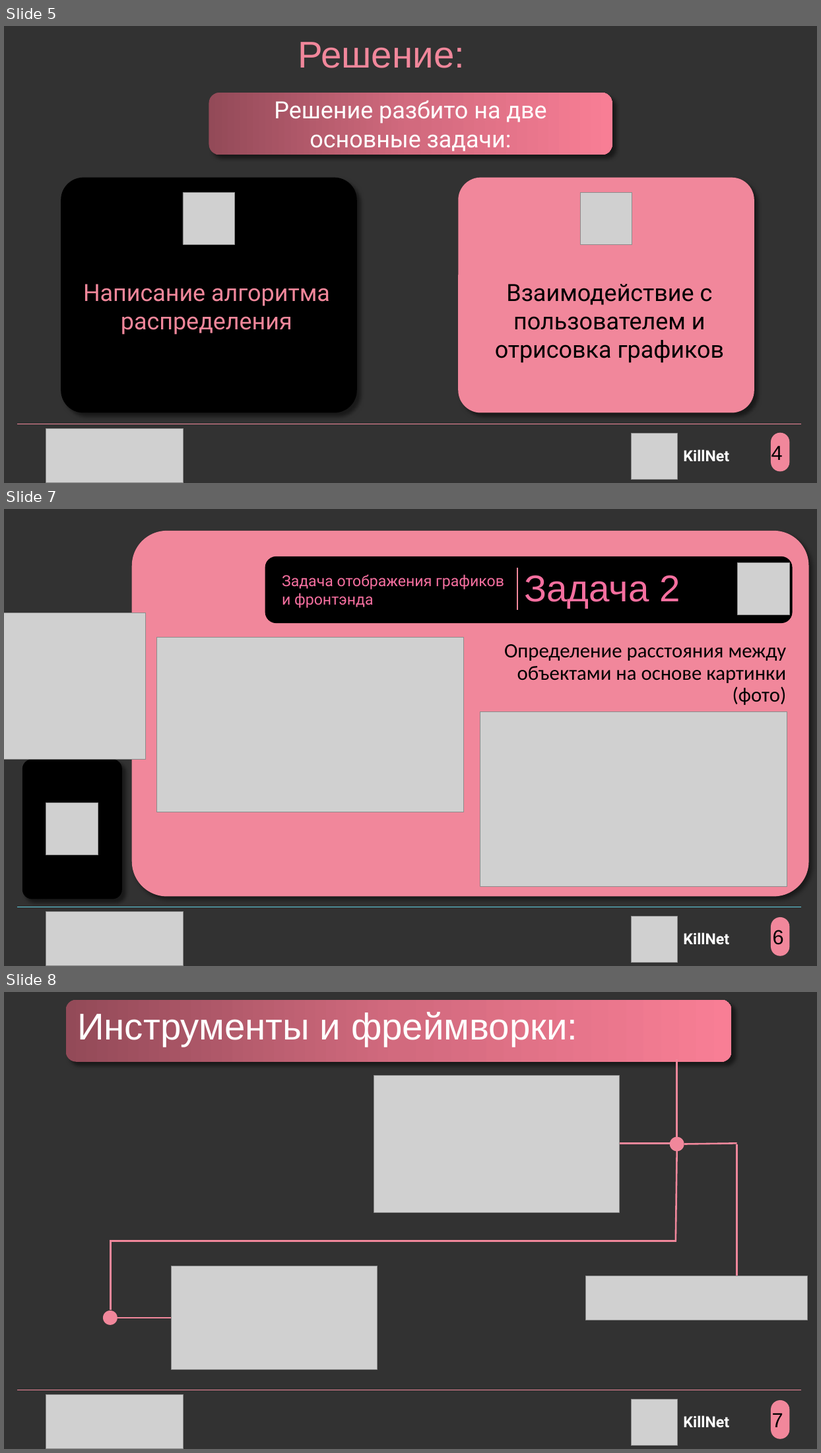
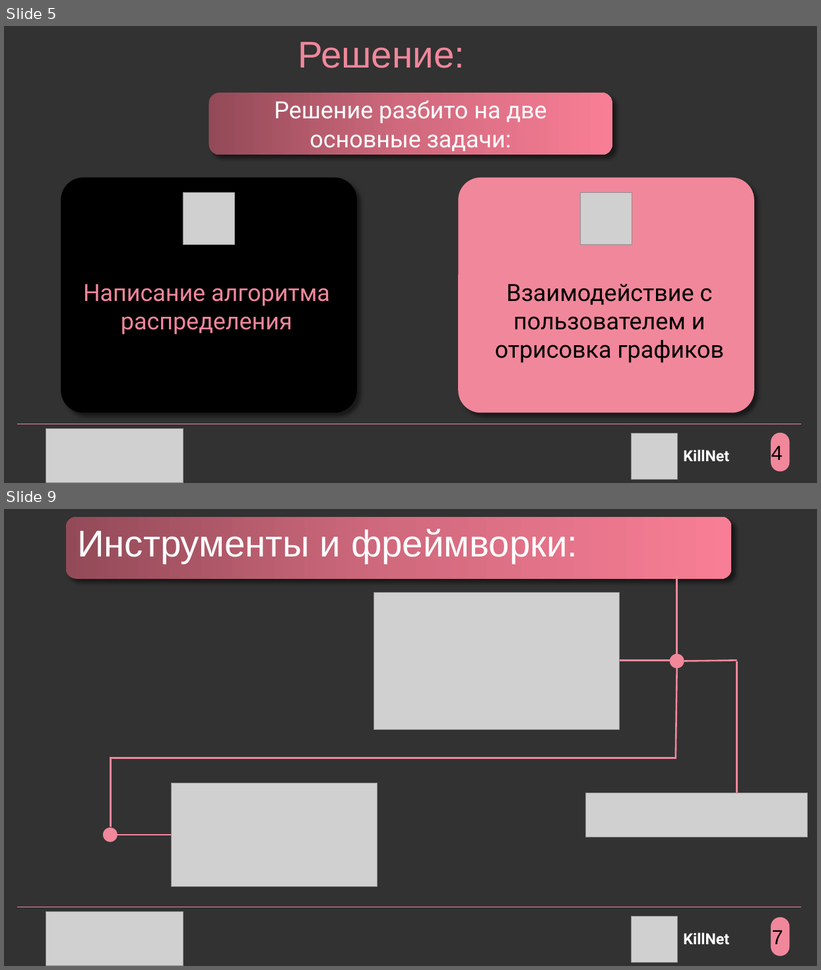
Before and after one commit to akiko23/killnet, a slide deck: hakaton.pptx. Shown one above the other, each under a label of ours: slides 5, 7 and 8 before the commit, slides 5 and 9 after it; the slides between them are not shown. The pictures are 821x1453 and 821x970 pixels, drawn with LibreOffice and Linux fonts; fonts in the diff are those of the drawing; grey boxes stand for pictures. Boxes give left, top, right and bottom in pixels: in the first picture for what was removed or moved away, otherwise in the second. Text is boxed around its words. In the diff, an @@ line names an element or a change of style, - is before the commit and + after.

```diff
--- a/hakaton.pptx
+++ b/hakaton.pptx
@@ slide 7 removed at bbox=[4, 509, 817, 966], background #323232 @@
@@ rounded rectangle removed at bbox=[132, 531, 809, 897] @@
@@ rounded rectangle removed at bbox=[265, 557, 793, 624] @@
@@ picture removed at bbox=[738, 562, 789, 615] @@
@@ text removed at bbox=[282, 574, 504, 608] @@
-Задача отображения графиков и фронтэнда
@@ line removed from (517, 568) to (517, 610) @@
@@ title removed at bbox=[524, 575, 680, 609] @@
-Задача 2
@@ picture removed at bbox=[4, 613, 145, 759] @@
@@ picture removed at bbox=[157, 638, 464, 812] @@
@@ text removed at bbox=[504, 644, 787, 705] @@
-Определение расстояния между объектами на основе картинки (фото)
@@ picture removed at bbox=[481, 712, 787, 887] @@
@@ rounded rectangle removed at bbox=[22, 760, 121, 900] @@
@@ picture removed at bbox=[46, 803, 98, 855] @@
@@ line removed from (17, 908) to (801, 908) @@
@@ picture removed at bbox=[46, 912, 184, 966] @@
@@ picture removed at bbox=[631, 916, 677, 963] @@
@@ rounded rectangle removed at bbox=[772, 918, 790, 956] @@
@@ text removed at bbox=[683, 933, 729, 945] @@
-KillNet
@@ text removed at bbox=[773, 930, 784, 945] @@
-6
@@ what was slide 8 is now slide 9 @@
```
Also in this commit, not shown: 3 slides changed, 2 slides added.
